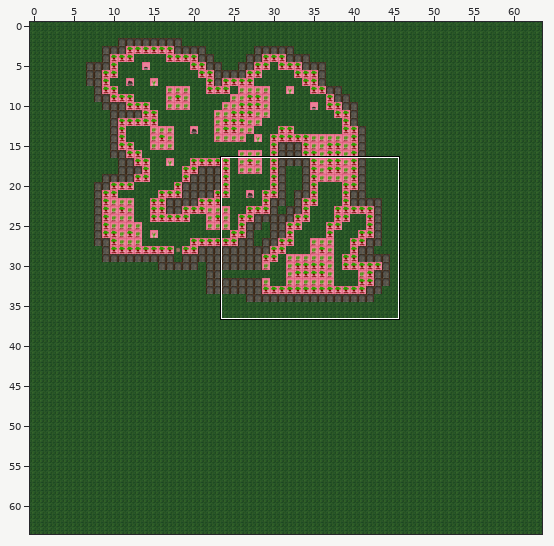
Tiled map, stored at assets/tiled/mapForest2.tmx. Above, an overview of the earlier version with the close-up marked.
Close-up. Before the edit:
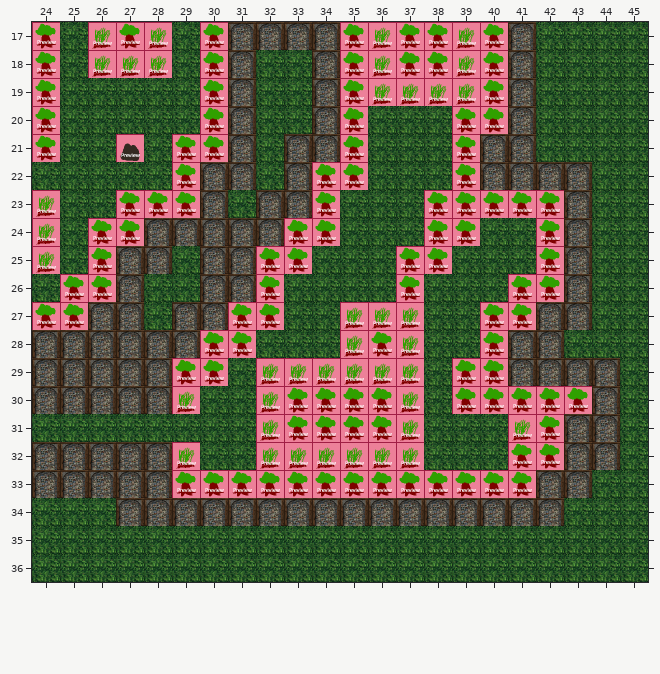
Cells are 64x64 px. Shown: x 24..45, y 17..36. The commit also changed other parts of the map, which this record leaves out.
Once edited:
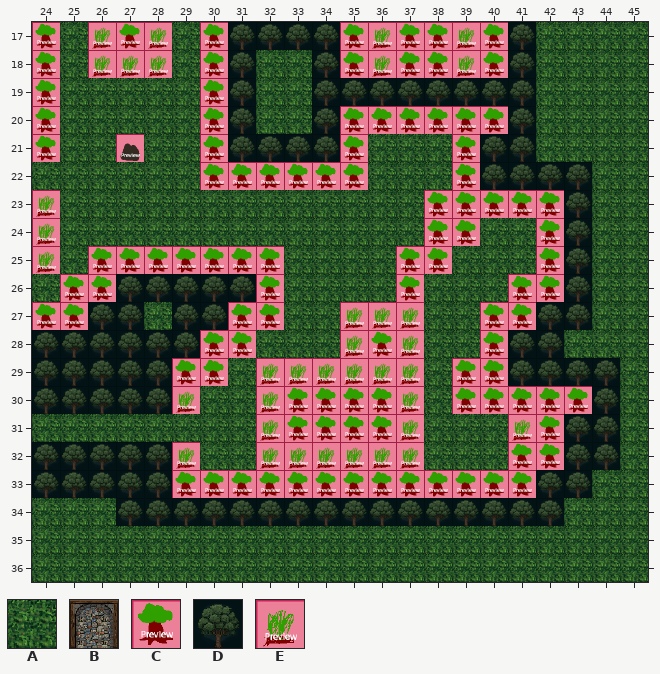
Key: from "tileset": A 7, B 8, C 10, D 25, E 26.
_ is an empty cell.
From old to new:
Layer "floor":
The author put tile A in rows 21 to 22 at x 29; in row 23 at x 27 to 29 and 34; in row 24 at x 26 to 27 and 33 to 34; in row 25 at x 33.
Layer "walls":
Tile B becomes tile C in row 22 at x 30 to 31 and 33; in row 25 at x 27 to 28 and 30 to 31.
The author put tile C in row 20 at x 36 to 38; in row 22 at x 32; in row 25 at x 29.
Tile B becomes tile D in row 17 at x 31 to 34 and 41; in rows 18 to 20 at x 31, 34 and 41; in row 21 at x 31, 33 to 34 and 40 to 41; in row 22 at x 40 to 43; in rows 23 to 25 at x 43; in row 26 at x 27, 30 to 31 and 43.
Tile B becomes tile D in row 27 at x 26 to 27, 29 to 30 and 42 to 43; in row 28 at x 24 to 29 and 41 to 42; in row 29 at x 24 to 28 and 41 to 44; in row 30 at x 24 to 28 and 44; in row 31 at x 43 to 44; in row 32 at x 24 to 28 and 43 to 44.
Tile B becomes tile D in row 33 at x 24 to 28 and 42 to 43; in row 34 at x 27 to 42.
Tile C becomes tile D in row 19 at x 35 and 40.
Tile E becomes tile D in row 19 at x 36 to 39.
The author put tile D in row 21 at x 32; in row 26 at x 28 to 29.
Tile B is gone in row 23 at x 30 and 32 to 33; in row 24 at x 28 to 32.
Tile C is gone in rows 21 to 22 at x 29; in row 23 at x 27 to 29 and 34; in row 24 at x 26 to 27 and 33 to 34; in row 25 at x 33.
